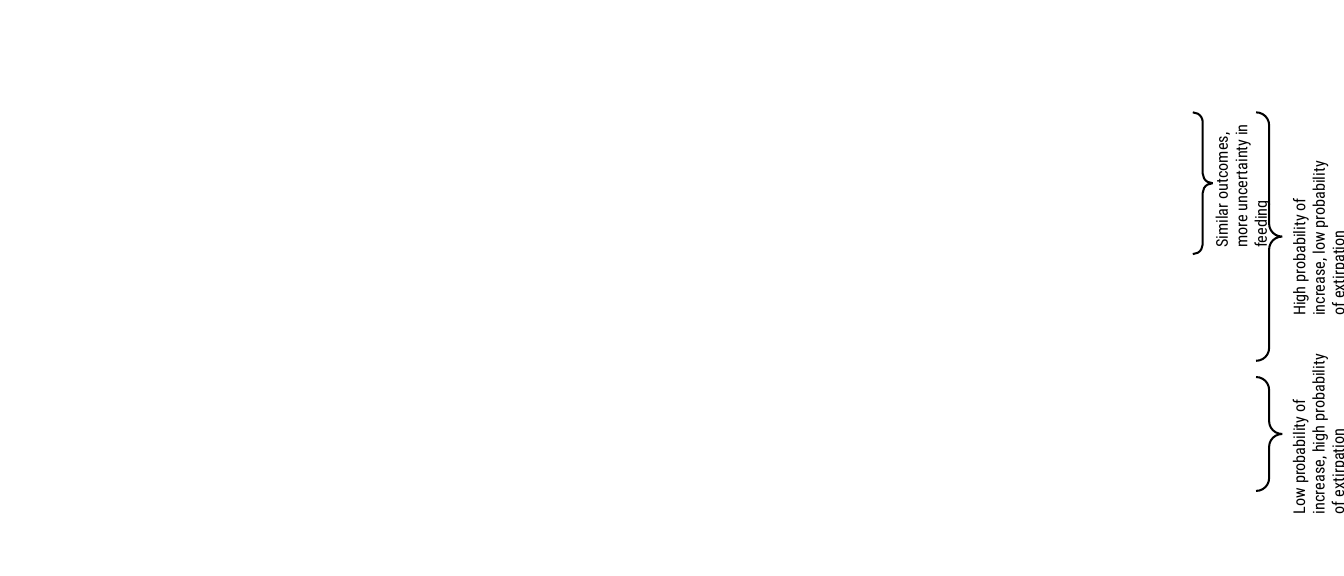
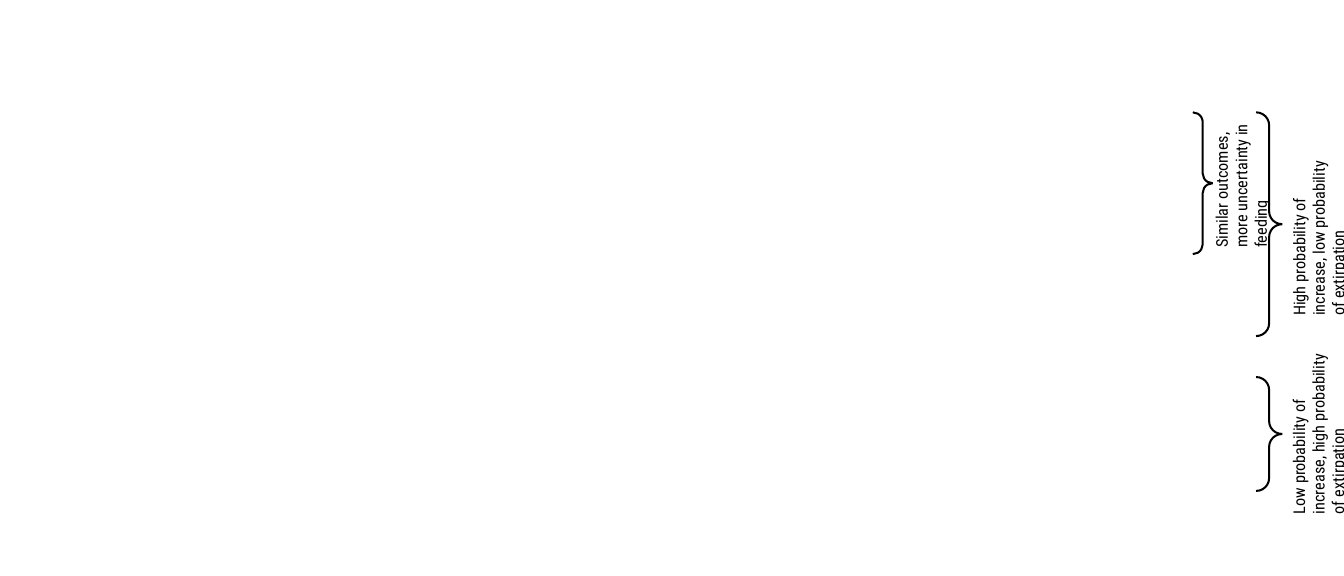
Before and after one commit to ctlamb/CaribouIPM_BCAB, a slide deck: slide 1 of plots/recov.together_textadd.pptx. Drawn at 1344x576 pixels with LibreOffice and Linux fonts; fonts in the diff are those of the drawing; background and template pictures are left out. Boxes give left, top, right and bottom in pixels: in the first picture for what was removed or moved away, otherwise in the second. Text is boxed around its words. In the diff, an @@ line names an element or a change of style, - is before the commit and + after.

```diff
--- a/plots/recov.together_textadd.pptx
+++ b/plots/recov.together_textadd.pptx
@@ right brace: place and size @@
-right brace at bbox=[1256, 112, 1283, 361]
+right brace at bbox=[1256, 112, 1283, 336]
```
Also in this commit, not shown: 33 other files.
